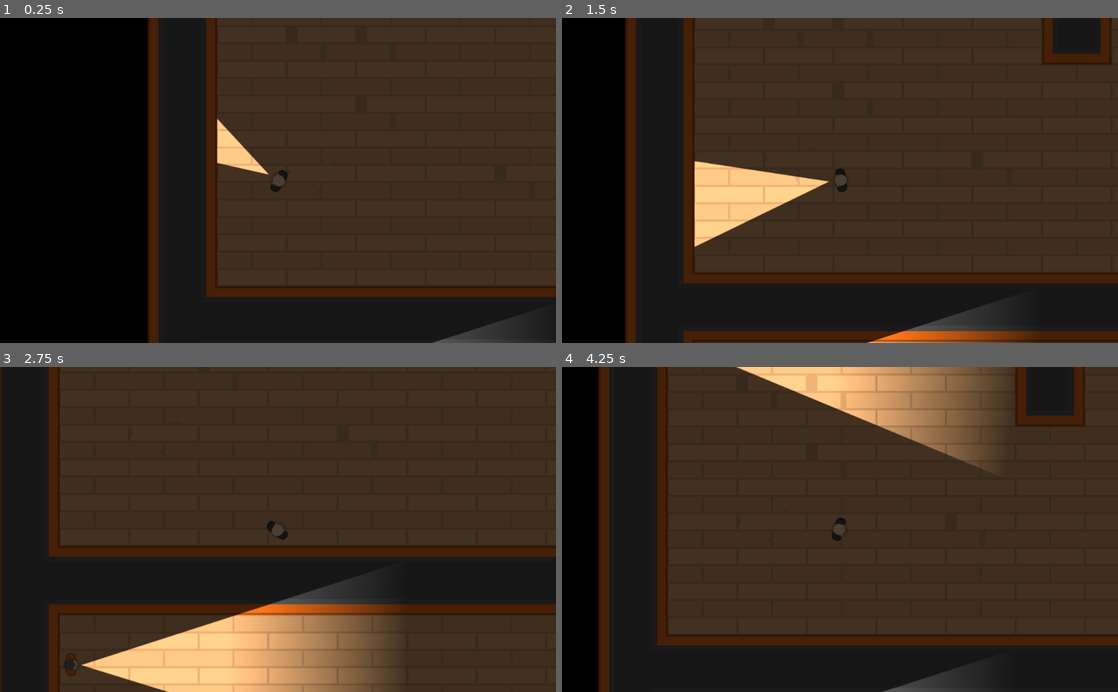
Above: before the commit, frames 1-4 (two rows, left to right).
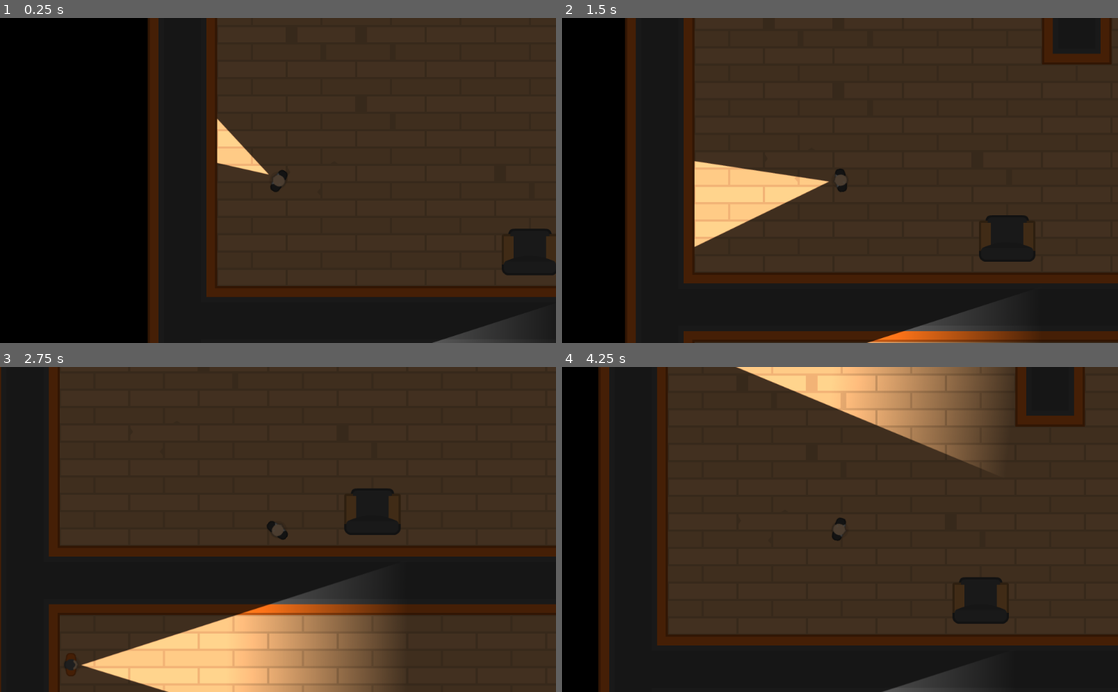
Above: after the commit, the same moments.

Repository: PatrykDagiel/GodotProjects
Game: Godot game, scene res://Levels/LevelOne.tscn
Same seed, same stepped clock (60 frames per second), same inputs: the game is played once before the commit and once after it.
Inputs (mouse positions are in pixels of both pictures, inside the frame that each line leads up to):
- Up to frame 1 (0.25 s): no input
- Up to frame 2 (1.5 s): tap Enter at 0.5 s; move the mouse to (962, 164) at 0.52 s; hold D (move_right) 0.53-1.28 s; tap Z (switch_torch) at 0.6, 1.35 s; move the mouse to (728, 196) at 1.27 s; hold S (move_down) from 1.28 s (still down)
- Up to frame 3 (2.75 s): move the mouse to (333, 458) at 2.02 s; release S (move_down) at 2.03 s; hold D (move_right) from 2.03 s (still down); tap Z (switch_torch) at 2.1 s
- Up to frame 4 (4.25 s): move the mouse to (812, 594) at 2.77 s; release D (move_right) at 2.78 s; hold W (move_up) 2.78-3.53 s; tap Z (switch_torch) at 2.85, 3.6 s; move the mouse to (1006, 578) at 3.52 s; hold A (move_left) from 3.53 s (still down)

The runs differ from the first frame. In frame 1, 1.0% of the frame differs, in the area x 90-100%, y 64-80%; in frame 2, 1.0%; in frame 3, 1.0%; in frame 4, 1.1%, in the area x 70-81%, y 64-80%.
Error in both runs: Invalid get index '0' (on base: 'PoolVector2Array'). (res://Characters/Guard.gd:22)

Commit message:
Heist tilemap upgrades

Diff:
--- a/HeistMeisters/Levels/LevelOne.tscn
+++ b/HeistMeisters/Levels/LevelOne.tscn
@@ -8,6 +8,10 @@
 
 [node name="TileMap" parent="Navigation2D" index="0"]
 tile_data = PoolIntArray( 4, 1, 0, 5, 1, 2, 6, 1, 2, 7, 1, 2, 8, 1, 2, 9, 1, 2, 10, 1, 3, 11, 1, 2, 12, 1, 2, 13, 1, 3, …(5348 unchanged characters)…
+
+[node name="Furniture" parent="Navigation2D" index="1"]
+cell_size = Vector2( 128, 128 )
+tile_data = PoolIntArray( 65543, 1610612736, 0, 65550, 4, 0, 196629, -1073741820, 0, 196632, -1073741819, 0, 327704, -1073741819, 0, 393225, 0, 0, 393234, 3, 0, 393235, -1073741824, 0, 458770, 3, 0, 458771, -1073741824, 0, 458776, -1073741819, 0, 655384, -1073741819, 0, 720911, 4, 0, 786456, -1073741819, 0, 917519, -1073741820, 0, 917521, 4, 0, 917522, 0, 0, 917523, 4, 0, 983061, -1073741820, 0, 983064, -1073741819, 0 )
 
 [node name="Destination 0" type="Position2D" parent="Navigation2D/Destinations" index="0"]
 position = Vector2( 1267.36, 1416.9 )
--- a/HeistMeisters/Levels/TemplateLevel.tscn
+++ b/HeistMeisters/Levels/TemplateLevel.tscn
@@ -1,7 +1,178 @@
-[gd_scene load_steps=3 format=2]
+[gd_scene load_steps=17 format=2]
 
 [ext_resource path="res://Tiles/Tiless.tres" type="TileSet" id=1]
 [ext_resource path="res://Characters/Player.tscn" type="PackedScene" id=2]
+[ext_resource path="res://GFX/Tilesheet/tilesheet_complete_2X.png" type="Texture" id=3]
+
+[sub_resource type="OccluderPolygon2D" id=1]
+polygon = PoolVector2Array( 16, 32, 24, 32, 32, 24, 96, 24, 104, 32, 120, 32, 120, 96, 104, 112, 24, 112, 8, 96, 8, 32 )
+
+[sub_resource type="ConvexPolygonShape2D" id=2]
+points = PoolVector2Array( 96, 24, 104, 32, 120, 32, 120, 88, 112, 104, 16, 104, 8, 88, 8, 32, 24, 32, 32, 24, 48, 24 )
+
+[sub_resource type="OccluderPolygon2D" id=7]
+polygon = PoolVector2Array( 0, 0, 128, 0, 128, 128, 0, 128 )
+
+[sub_resource type="ConvexPolygonShape2D" id=8]
+points = PoolVector2Array( 0, 0, 128, 0, 128, 128, 0, 128 )
+
+[sub_resource type="OccluderPolygon2D" id=9]
+polygon = PoolVector2Array( 0, 0, 128, 0, 128, 128, 0, 128 )
+
+[sub_resource type="ConvexPolygonShape2D" id=10]
+points = PoolVector2Array( 0, 0, 128, 0, 128, 128, 0, 128 )
+
+[sub_resource type="OccluderPolygon2D" id=11]
+polygon = PoolVector2Array( 0, 0, 128, 0, 128, 128, 0, 128 )
+
+[sub_resource type="ConvexPolygonShape2D" id=12]
+points = PoolVector2Array( 0, 0, 128, 0, 128, 128, 0, 128 )
+
+[sub_resource type="OccluderPolygon2D" id=13]
+polygon = PoolVector2Array( 36, 72, 44, 64, 48, 56, 52, 52, 60, 48, 68, 40, 76, 52, 80, 60, 80, 68, 84, 76, 76, 80, 68, 84, 60, 84, 52, 80, 44, 80 )
+
+[sub_resource type="ConvexPolygonShape2D" id=14]
+points = PoolVector2Array( 36, 72, 48, 60, 52, 52, 60, 48, 68, 40, 76, 52, 80, 60, 80, 68, 84, 72, 84, 80, 72, 80, 68, 84, 56, 84, 52, 80, 44, 80 )
+
+[sub_resource type="OccluderPolygon2D" id=15]
+polygon = PoolVector2Array( 0, 16, 128, 16, 128, 384, 0, 384 )
+
+[sub_resource type="ConvexPolygonShape2D" id=16]
+points = PoolVector2Array( 0, 0, 128, 0, 128, 384, 0, 384 )
+
+[sub_resource type="TileSet" id=6]
+0/name = "krzeslo1"
+0/texture = ExtResource( 3 )
+0/tex_offset = Vector2( 0, 0 )
+0/modulate = Color( 1, 1, 1, 1 )
+0/region = Rect2( 2304, 2304, 128, 128 )
+0/tile_mode = 0
+0/occluder_offset = Vector2( 0, 0 )
+0/occluder = SubResource( 1 )
+0/navigation_offset = Vector2( 0, 0 )
+0/shape_offset = Vector2( 0, 0 )
+0/shape_transform = Transform2D( 1, 0, 0, 1, 0, 0 )
+0/shape = SubResource( 2 )
+0/shape_one_way = false
+0/shape_one_way_margin = 1.0
+0/shapes = [ {
+"autotile_coord": Vector2( 0, 0 ),
+"one_way": false,
+"one_way_margin": 1.0,
+"shape": SubResource( 2 ),
+"shape_transform": Transform2D( 1, 0, 0, 1, 0, 0 )
+} ]
+0/z_index = 0
+1/name = "stol_lewy"
+1/texture = ExtResource( 3 )
+1/tex_offset = Vector2( 0, 0 )
+1/modulate = Color( 1, 1, 1, 1 )
+1/region = Rect2( 2560, 2176, 128, 128 )
+1/tile_mode = 0
+1/occluder_offset = Vector2( 0, 0 )
+1/occluder = SubResource( 7 )
+1/navigation_offset = Vector2( 0, 0 )
+1/shape_offset = Vector2( 0, 0 )
+1/shape_transform = Transform2D( 1, 0, 0, 1, 0, 0 )
+1/shape = SubResource( 8 )
+1/shape_one_way = false
+1/shape_one_way_margin = 1.0
+1/shapes = [ {
+"autotile_coord": Vector2( 0, 0 ),
+"one_way": false,
+"one_way_margin": 1.0,
+"shape": SubResource( 8 ),
+"shape_transform": Transform2D( 1, 0, 0, 1, 0, 0 )
+} ]
+1/z_index = 0
+2/name = "stol_srodek"
+2/texture = ExtResource( 3 )
+2/tex_offset = Vector2( 0, 0 )
+2/modulate = Color( 1, 1, 1, 1 )
+2/region = Rect2( 2688, 2176, 128, 128 )
+2/tile_mode = 0
+2/occluder_offset = Vector2( 0, 0 )
+2/occluder = SubResource( 9 )
+2/navigation_offset = Vector2( 0, 0 )
+2/shape_offset = Vector2( 0, 0 )
+2/shape_transform = Transform2D( 1, 0, 0, 1, 0, 0 )
+2/shape = SubResource( 10 )
+2/shape_one_way = false
+2/shape_one_way_margin = 1.0
+2/shapes = [ {
+"autotile_coord": Vector2( 0, 0 ),
+"one_way": false,
+"one_way_margin": 1.0,
+"shape": SubResource( 10 ),
+"shape_transform": Transform2D( 1, 0, 0, 1, 0, 0 )
+} ]
+2/z_index = 0
+3/name = "stolik"
+3/texture = ExtResource( 3 )
+3/tex_offset = Vector2( 0, 0 )
+3/modulate = Color( 1, 1, 1, 1 )
+3/region = Rect2( 2944, 2176, 128, 128 )
+3/tile_mode = 0
+3/occluder_offset = Vector2( 0, 0 )
+3/occluder = SubResource( 11 )
+3/navigation_offset = Vector2( 0, 0 )
+3/shape_offset = Vector2( 0, 0 )
+3/shape_transform = Transform2D( 1, 0, 0, 1, 0, 0 )
+3/shape = SubResource( 12 )
+3/shape_one_way = false
+3/shape_one_way_margin = 1.0
+3/shapes = [ {
+"autotile_coord": Vector2( 0, 0 ),
+"one_way": false,
+"one_way_margin": 1.0,
+"shape": SubResource( 12 ),
+"shape_transform": Transform2D( 1, 0, 0, 1, 0, 0 )
+} ]
+3/z_index = 0
+4/name = "roslinka1"
+4/texture = ExtResource( 3 )
+4/tex_offset = Vector2( 0, 0 )
+4/modulate = Color( 1, 1, 1, 1 )
+4/region = Rect2( 2944, 1024, 128, 128 )
+4/tile_mode = 0
+4/occluder_offset = Vector2( 0, 0 )
+4/occluder = SubResource( 13 )
+4/navigation_offset = Vector2( 0, 0 )
+4/shape_offset = Vector2( 0, 0 )
+4/shape_transform = Transform2D( 1, 0, 0, 1, 0, 0 )
+4/shape = SubResource( 14 )
+4/shape_one_way = false
+4/shape_one_way_margin = 1.0
+4/shapes = [ {
+"autotile_coord": Vector2( 0, 0 ),
+"one_way": false,
+"one_way_margin": 1.0,
+"shape": SubResource( 14 ),
+"shape_transform": Transform2D( 1, 0, 0, 1, 0, 0 )
+} ]
+4/z_index = 0
+5/name = "lozko1"
+5/texture = ExtResource( 3 )
+5/tex_offset = Vector2( 0, 0 )
+5/modulate = Color( 1, 1, 1, 1 )
+5/region = Rect2( 2944, 128, 128, 384 )
+5/tile_mode = 0
+5/occluder_offset = Vector2( 0, 0 )
+5/occluder = SubResource( 15 )
+5/navigation_offset = Vector2( 0, 0 )
+5/shape_offset = Vector2( 0, 0 )
+5/shape_transform = Transform2D( 1, 0, 0, 1, 0, 0 )
+5/shape = SubResource( 16 )
+5/shape_one_way = false
+5/shape_one_way_margin = 1.0
+5/shapes = [ {
+"autotile_coord": Vector2( 0, 0 ),
+"one_way": false,
+"one_way_margin": 1.0,
+"shape": SubResource( 16 ),
+"shape_transform": Transform2D( 1, 0, 0, 1, 0, 0 )
+} ]
+5/z_index = 0
 
 [node name="TemplateLevel" type="Node2D"]
 
@@ -15,6 +186,10 @@
 format = 1
 tile_data = PoolIntArray( 4, 1, 0, 5, 1, 2, 6, 1, 2, 7, 1, 2, 8, 1, 2, 9, 1, 2, 10, 1, 1, 65540, 1, 65538, 65541, 3, 1, …(706 unchanged characters)…
 
+[node name="Furniture" type="TileMap" parent="Navigation2D"]
+tile_set = SubResource( 6 )
+format = 1
+
 [node name="Destinations" type="Node" parent="Navigation2D"]
 
 [node name="Player" parent="." instance=ExtResource( 2 )]
--- a/HeistMeisters/Tiles/Tiless.tres
+++ b/HeistMeisters/Tiles/Tiless.tres
@@ -350,6 +350,11 @@
 1/autotile/z_index_map = [  ]
 1/occluder_offset = Vector2( 0, 0 )
 1/navigation_offset = Vector2( 0, 0 )
+1/shape_offset = Vector2( 0, 0 )
+1/shape_transform = Transform2D( 1, 0, 0, 1, 0, 0 )
+1/shape = SubResource( 48 )
+1/shape_one_way = false
+1/shape_one_way_margin = 1.0
 1/shapes = [ {
 "autotile_coord": Vector2( 0, 0 ),
 "one_way": false,
@@ -699,6 +704,10 @@
 2/autotile/z_index_map = [  ]
 2/occluder_offset = Vector2( 0, 0 )
 2/navigation_offset = Vector2( 0, 0 )
+2/shape_offset = Vector2( 0, 0 )
+2/shape_transform = Transform2D( 1, 0, 0, 1, 0, 0 )
+2/shape_one_way = false
+2/shape_one_way_margin = 0.0
 2/shapes = [  ]
 2/z_index = 0
 3/name = "Floor2"
@@ -718,6 +727,10 @@
 3/autotile/z_index_map = [  ]
 3/occluder_offset = Vector2( 0, 0 )
 3/navigation_offset = Vector2( 0, 0 )
+3/shape_offset = Vector2( 0, 0 )
+3/shape_transform = Transform2D( 1, 0, 0, 1, 0, 0 )
+3/shape_one_way = false
+3/shape_one_way_margin = 0.0
 3/shapes = [  ]
 3/z_index = 0
 4/name = "Grass"
@@ -737,5 +750,9 @@
 4/autotile/z_index_map = [  ]
 4/occluder_offset = Vector2( 0, 0 )
 4/navigation_offset = Vector2( 0, 0 )
+4/shape_offset = Vector2( 0, 0 )
+4/shape_transform = Transform2D( 1, 0, 0, 1, 0, 0 )
+4/shape_one_way = false
+4/shape_one_way_margin = 0.0
 4/shapes = [  ]
 4/z_index = 0
